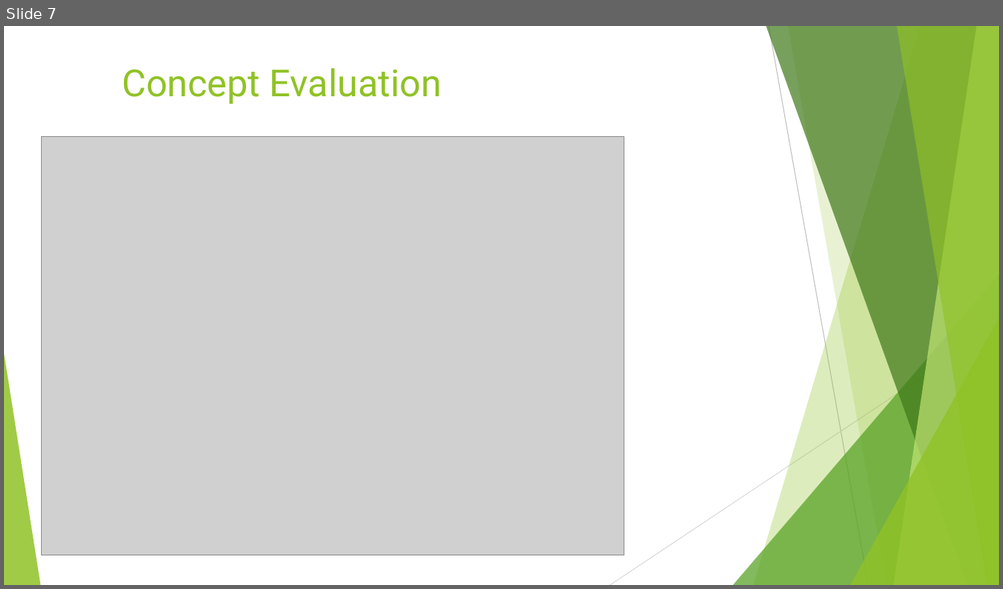
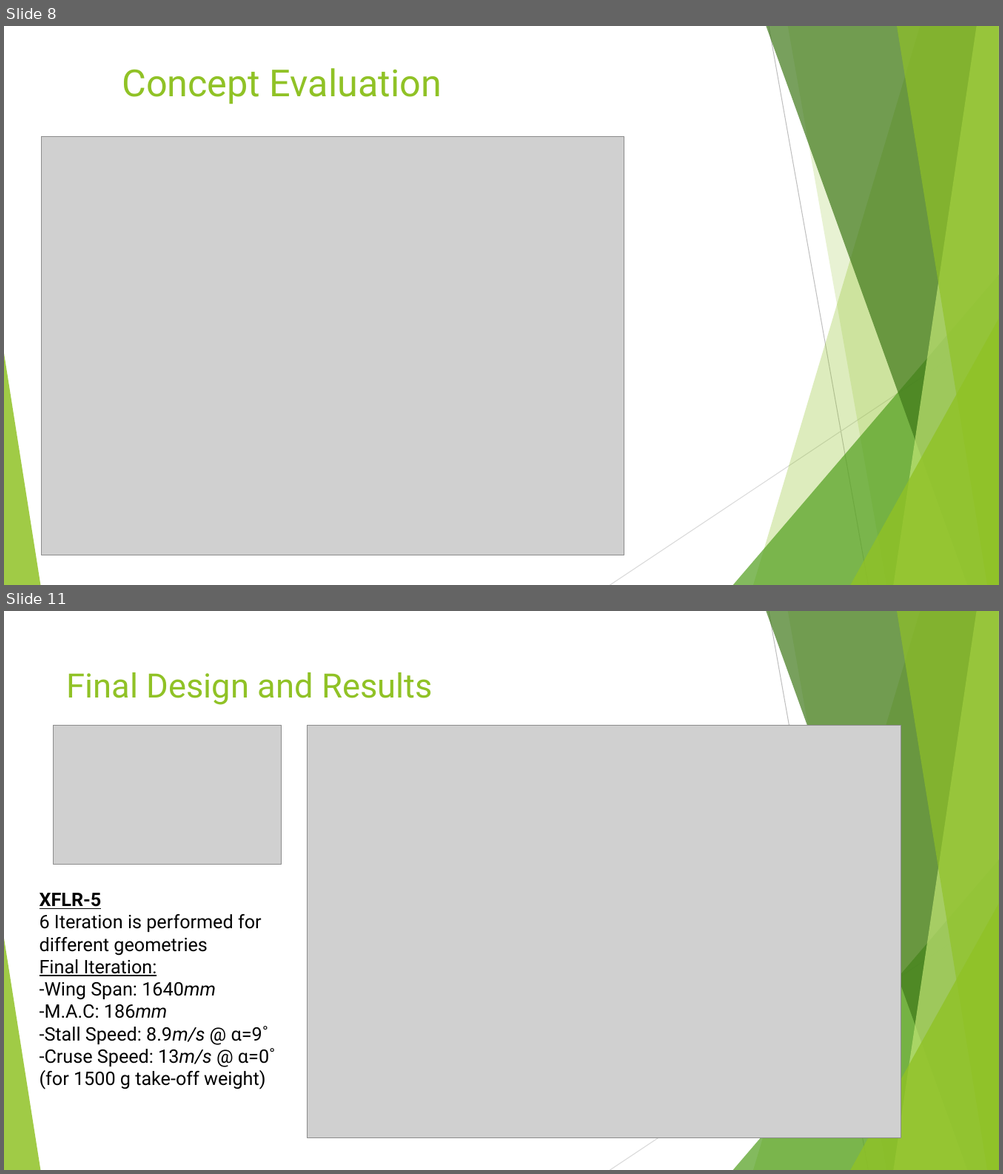
Before and after one commit to metinoxy/VTOL, a slide deck: Course Materials/Presentation.pptx. Shown one above the other, each under a label of ours: slide 7 before the commit, slides 8 and 11 after it; the slides between them are not shown. The pictures are 1003x589 and 1003x1174 pixels, drawn with LibreOffice and Linux fonts; fonts in the diff are those of the drawing; grey boxes stand for pictures. Boxes give left, top, right and bottom in pixels: in the first picture for what was removed or moved away, otherwise in the second. Text is boxed around its words. In the diff, an @@ line names an element or a change of style, - is before the commit and + after.

```diff
--- a/Course Materials/Presentation.pptx
+++ b/Course Materials/Presentation.pptx
@@ slide 11 added at box(4, 611, 999, 1170), background #FFFFFF; not listed: 10 template elements that a slide beside it also shows @@
@@ title added at box(67, 672, 432, 705), 32.4 pt, text #90C226 @@
+Final Design and Results
@@ picture added at box(54, 726, 282, 865) @@
@@ picture added at box(307, 726, 901, 1139) @@
@@ text added at box(40, 893, 276, 1090), 18 pt, text #000000 @@
+XFLR-5
+6 Iteration is performed for
+different geometries
+Final Iteration:
+-Wing Span: 1640mm
+-M.A.C: 186mm
+-Stall Speed: 8.9m/s @ α=9˚
+-Cruse Speed: 13m/s @ α=0˚
+(for 1500 g take-off weight)
@@ what was slide 7 is now slide 8 @@
```
Also in this commit, not shown: 6 slides changed, 4 other slides added, 4 slides removed.
